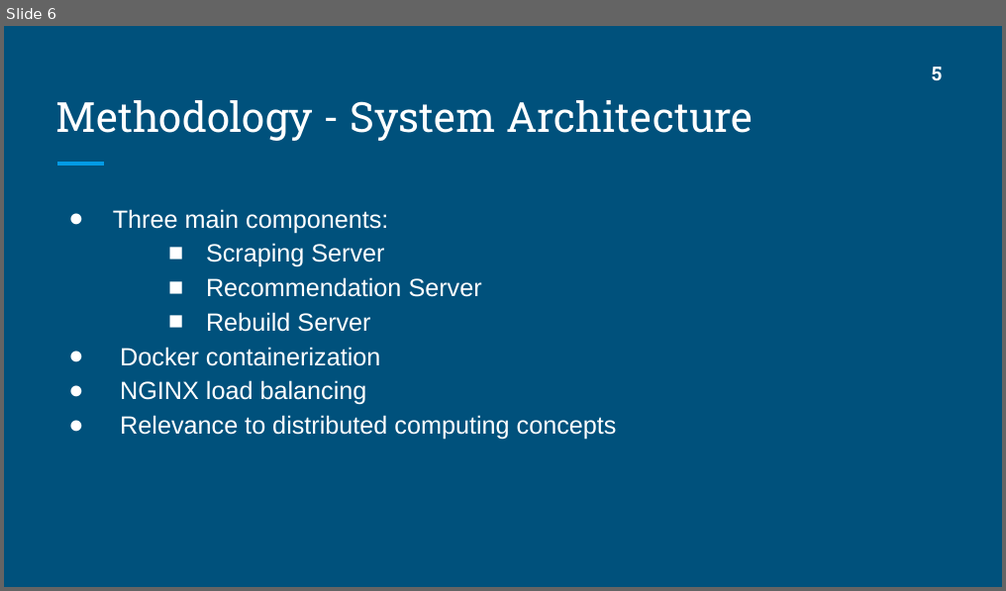
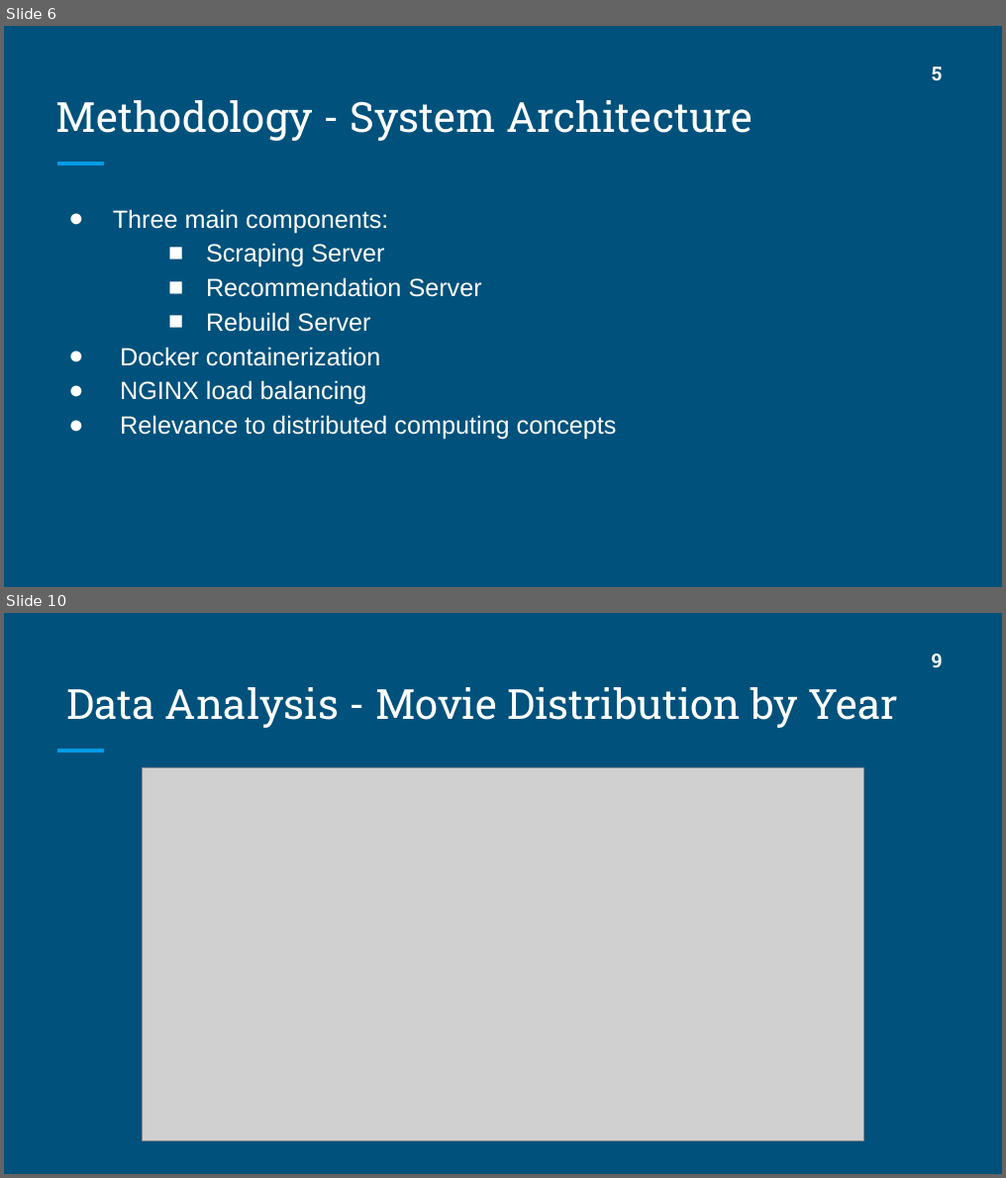
Before and after one commit to sakibrokoni/CSE707, a slide deck: Task 4b/CSE707_Task 4b_Group6.pptx. Shown one above the other, each under a label of ours: slide 6 before the commit, slides 6 and 10 after it; the slides between them are not shown. The pictures are 1006x591 and 1006x1178 pixels, drawn with LibreOffice and Linux fonts; fonts in the diff are those of the drawing; grey boxes stand for pictures. Boxes give left, top, right and bottom in pixels: in the first picture for what was removed or moved away, otherwise in the second. Text is boxed around its words. In the diff, an @@ line names an element or a change of style, - is before the commit and + after.

```diff
--- a/Task 4b/CSE707_Task 4b_Group6.pptx
+++ b/Task 4b/CSE707_Task 4b_Group6.pptx
@@ slide 10 added at (x1=4, y1=613, x2=1002, y2=1174), background #00517C; not listed: 1 template element that a slide beside it also shows @@
@@ text added at (x1=932, y1=654, x2=943, y2=667), 14 pt, text #FFFFFF, bold @@
+9
@@ title added at (x1=66, y1=687, x2=898, y2=728), 30 pt, text #FFFFFF @@
+Data Analysis - Movie Distribution by Year
@@ picture added at (x1=142, y1=767, x2=864, y2=1141) @@
```
Also in this commit, not shown: 16 slides changed, 2 other slides added, 1 other file.
